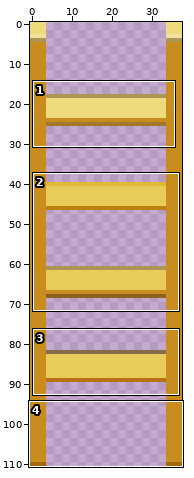
One commit to this sprite sheet: src/assets/ladder.png. The first picture is a wide view before the edit; the outline marks the close-up.
Close-up. The starting point:
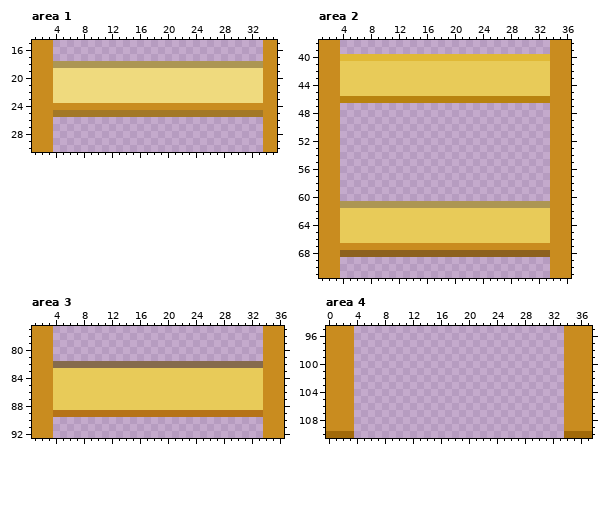
The file is 38x111 pixels. Shown: area 1: x 1..35, y 15..30; area 2: x 1..36, y 38..71; area 3: x 1..36, y 77..92; area 4: x 0..37, y 95..110.
The result:
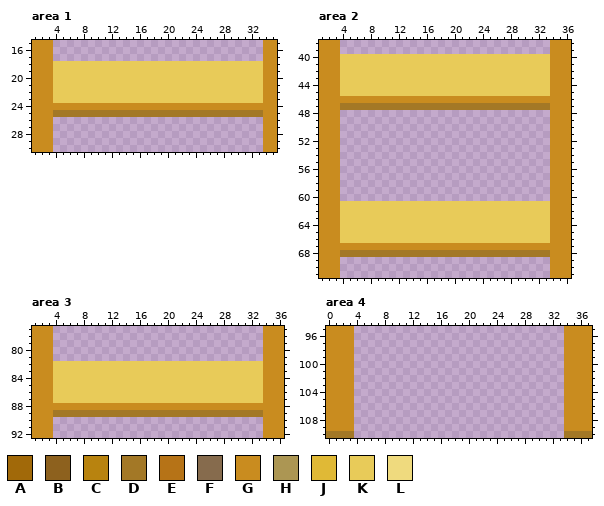
Palette (. is transparent): A #a16909  B #8d611e  C #b8830f  D #a37826  E #b67317  F #866b4d  G #c98c1f  H #ac9653  J #e0b936  K #e8cb59  L #efda7e
Difference:
Area 1:
Colour H becomes colour K in row 18 at x 4 to 33.
Colour L becomes colour K in rows 19 to 23 at x 4 to 33.
Area 2:
The author put colour D in row 47 at x 4 to 33.
Colour B becomes colour D in row 68 at x 4 to 33.
Colour C becomes colour G in row 46 at x 4 to 33.
Colour H becomes colour K in row 61 at x 4 to 33.
Colour J becomes colour K in row 40 at x 4 to 33.
Area 3:
Colour E becomes colour D in row 89 at x 4 to 33.
Colour K becomes colour G in row 88 at x 4 to 33.
Colour F becomes colour K in row 82 at x 4 to 33.
Area 4:
Colour A becomes colour D in row 110 at x 0 to 3 and 34 to 37.
